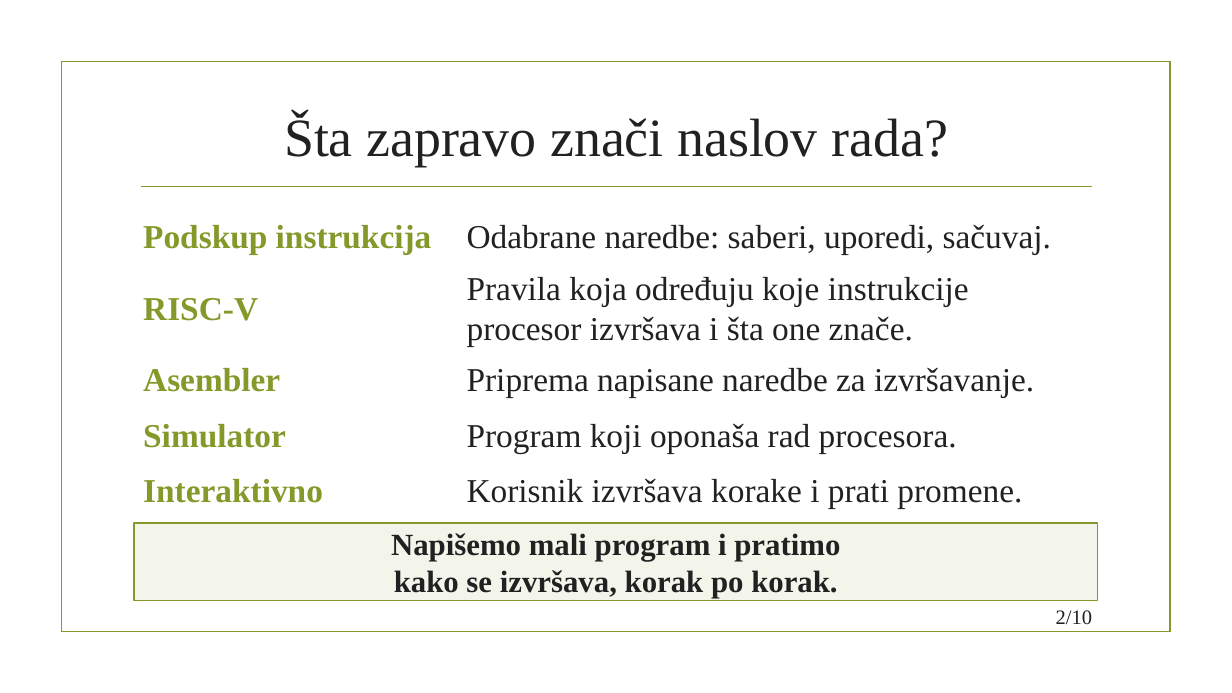
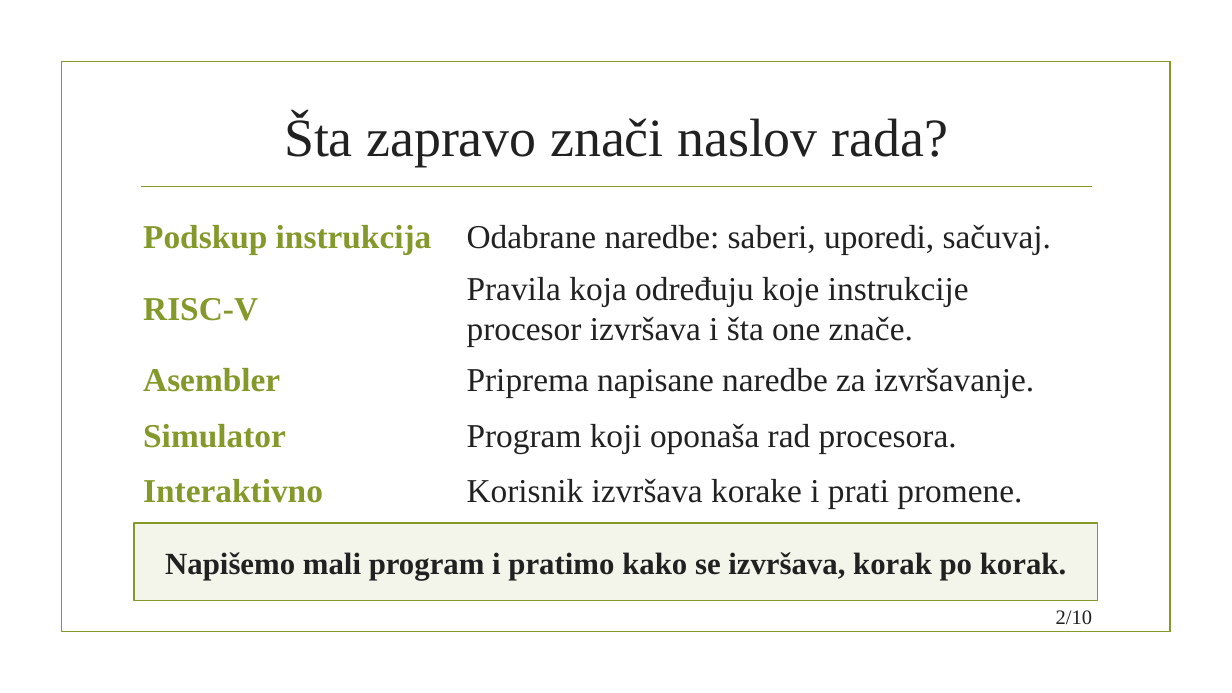
Before and after one commit to dunja-j/RiscV-debug-console, a slide deck: slide 2 of docs/prezentacija/Prezentacija-odbrana.pptx. Drawn at 1232x693 pixels with LibreOffice and Linux fonts; fonts in the diff are those of the drawing; background and template pictures are left out. Boxes give left, top, right and bottom in pixels: in the first picture for what was removed or moved away, otherwise in the second. Text is boxed around its words. In the diff, an @@ line names an element or a change of style, - is before the commit and + after.

```diff
--- a/docs/prezentacija/Prezentacija-odbrana.pptx
+++ b/docs/prezentacija/Prezentacija-odbrana.pptx
@@ text at (x1=165, y1=552, x2=1066, y2=580): text changed @@
-Napišemo mali program i pratimo
-kako se izvršava, korak po korak.
+Napišemo mali program i pratimo kako se izvršava, korak po korak.
```
Also in this commit, not shown: 4 other slides changed.
